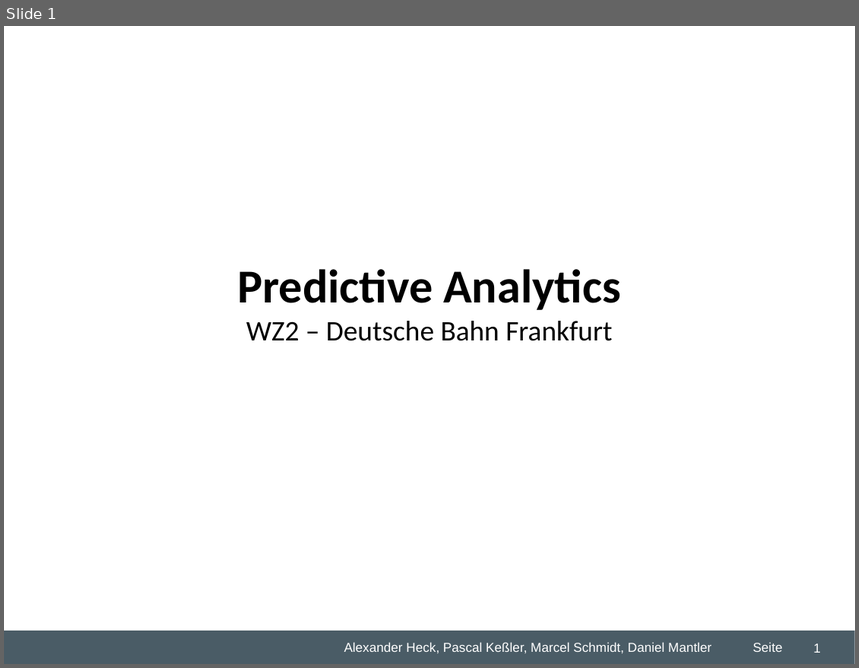
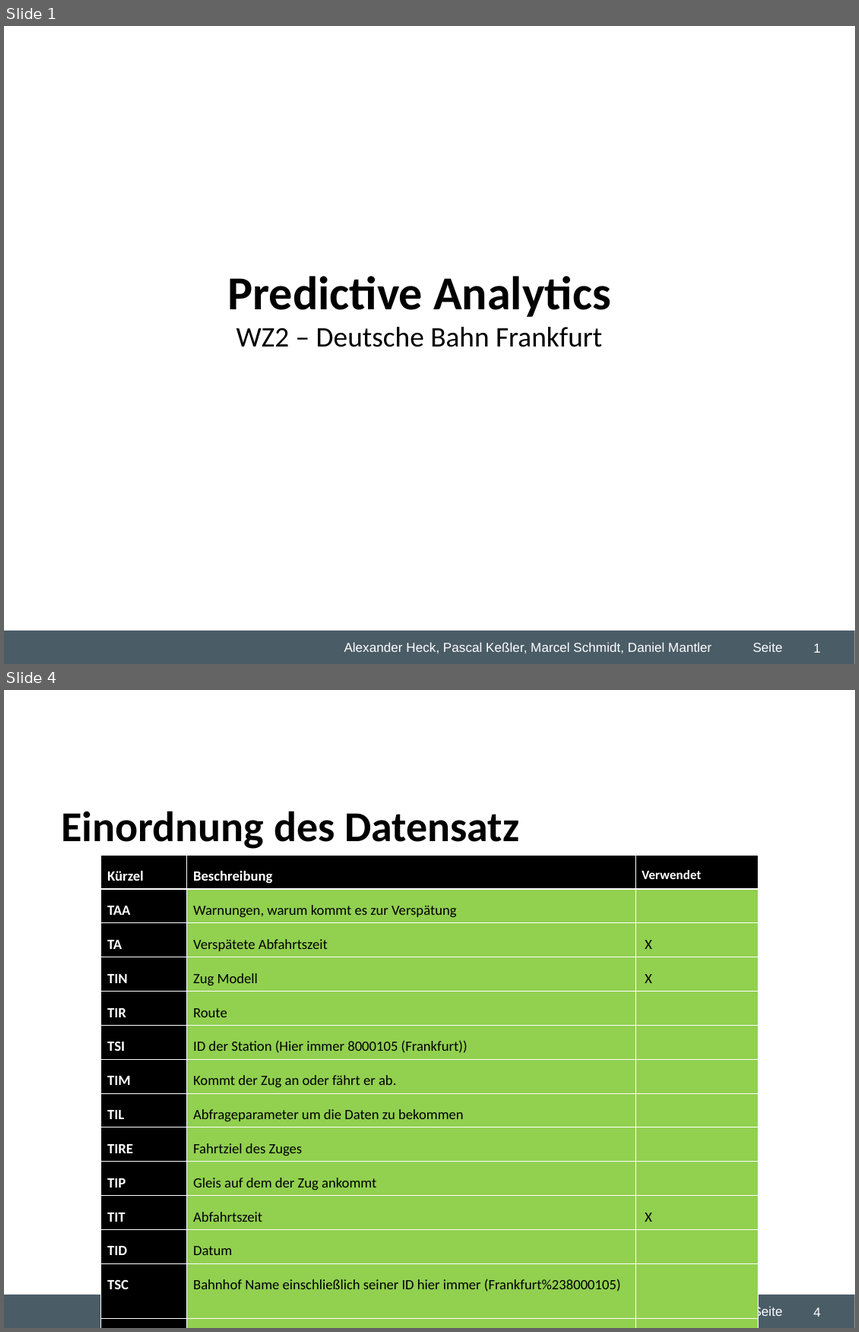
Before and after one commit to dmntlr/predictiveproject, a slide deck: Desktop/Studium/5. Semester/Predictive Analytics/Gruppenarbeit/WZ2 Predicitve Analytics Übung.ppt. Shown one above the other, each under a label of ours: slide 1 before the commit, slides 1 and 4 after it; the slides between them are not shown. The pictures are 859x668 and 859x1332 pixels, drawn with LibreOffice and Linux fonts; fonts in the diff are those of the drawing; background and template pictures are left out. Boxes give left, top, right and bottom in pixels: in the first picture for what was removed or moved away, otherwise in the second. Text is boxed around its words. In the diff, an @@ line names an element or a change of style, - is before the commit and + after.

```diff
--- a/Desktop/Studium/5. Semester/Predictive Analytics/Gruppenarbeit/WZ2 Predicitve Analytics Übung.ppt
+++ b/Desktop/Studium/5. Semester/Predictive Analytics/Gruppenarbeit/WZ2 Predicitve Analytics Übung.ppt
@@ slide 4 added at (4, 690, 855, 1328), background #FFFFFF; not listed: 5 template elements that a slide beside it also shows @@
@@ text added at (62, 811, 519, 849), 36 pt, text #000000, bold @@
+Einordnung des Datensatz
@@ table added at (101, 855, 758, 1295), 14 rows, 3 columns @@
+Kürzel | Beschreibung | Verwendet
+TAA | Warnungen, warum kommt es zur Verspätung | 
+TA | Verspätete Abfahrtszeit | X
+TIN | Zug Modell | X
+TIR | Route | 
+TSI | ID der Station (Hier immer 8000105 (Frankfurt)) | 
+TIM | Kommt der Zug an oder fährt er ab. | 
+TIL | Abfrageparameter um die Daten zu bekommen | 
+TIRE | Fahrtziel des Zuges | 
+TIP | Gleis auf dem der Zug ankommt | 
+TIT | Abfahrtszeit | X
+TID | Datum | 
+TSC | Bahnhof Name einschließlich seiner ID hier immer (Frankfurt%238000105) | 
+TAc | Minuten, die der Zug verspätet eintrifft ( TA - TIT ) | X
@@ page number added at (813, 1308, 821, 1317), 11 pt, text #FFFFFF @@
+4
@@ slide 1 changed as well @@
@@ text "Predictive Analytics": place and size @@
-text "Predictive Analytics" at (238, 269, 621, 341)
+text "Predictive Analytics" at (227, 276, 611, 347)
```
Also in this commit, not shown: 5 other slides added, 2 slides removed, 2 other files.
